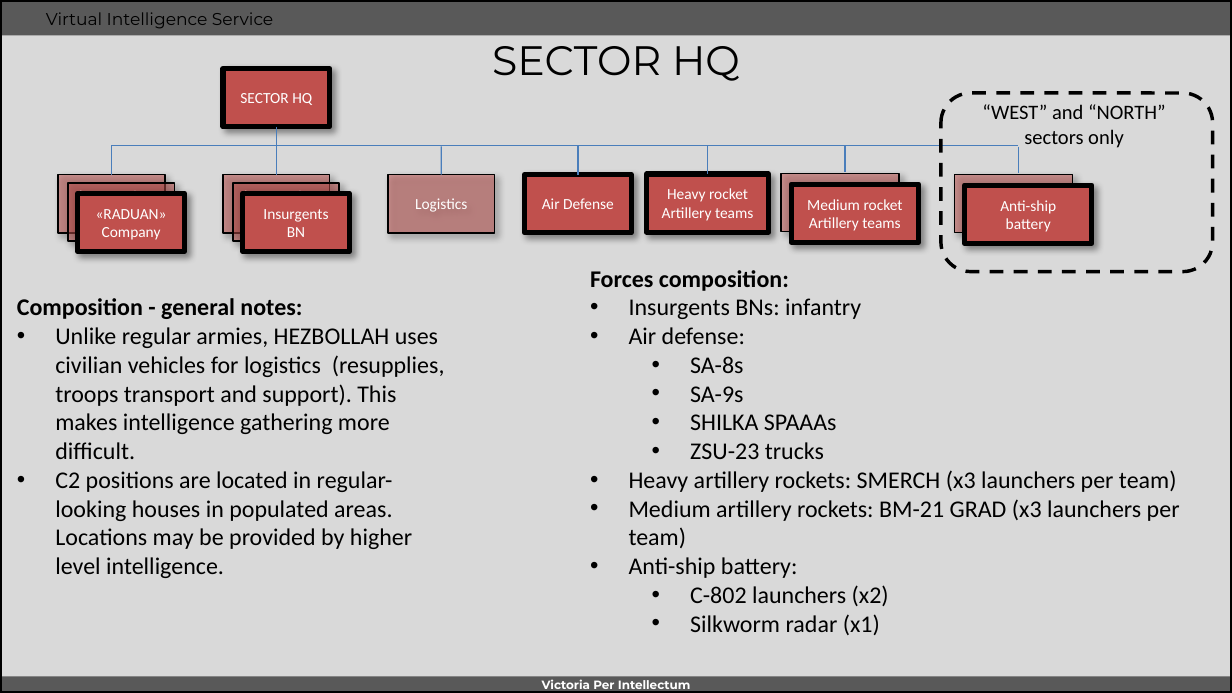
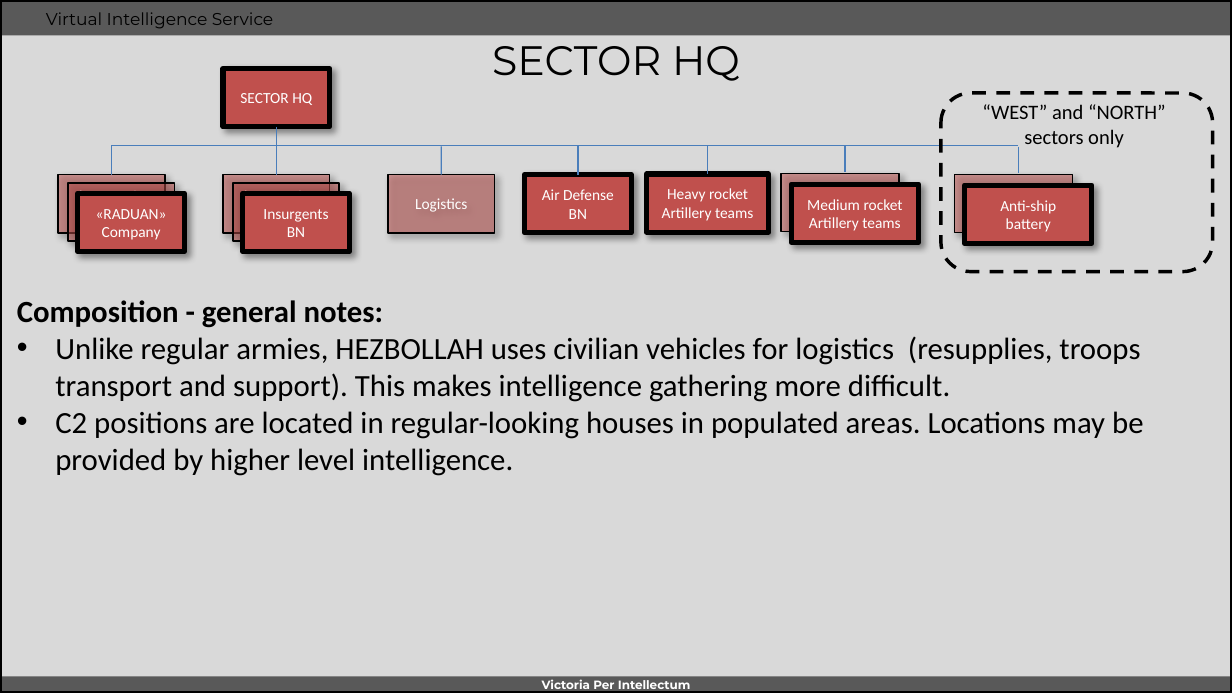
Before and after one commit to 132nd-vWing/VIS, a slide deck: slide 6 of OPAR/WORKSPACE/INTREP VIS OPAR-004 - HEZBOLLAH ground combat tactics.pptx. Drawn at 1232x693 pixels with LibreOffice and Linux fonts; fonts in the diff are those of the drawing; background and template pictures are left out. Boxes give left, top, right and bottom in pixels: in the first picture for what was removed or moved away, otherwise in the second. Text is boxed around its words. In the diff, an @@ line names an element or a change of style, - is before the commit and + after.

Commit message:
Updated composition of units and equipment

```diff
--- a/OPAR/WORKSPACE/INTREP VIS OPAR-004 - HEZBOLLAH ground combat tactics.pptx
+++ b/OPAR/WORKSPACE/INTREP VIS OPAR-004 - HEZBOLLAH ground combat tactics.pptx
@@ text in rectangle at (x1=542, y1=189, x2=614, y2=219): text changed @@
-Air Defense
+Air Defense BN
@@ text "Composition - general notes:" at (x1=17, y1=300, x2=1143, y2=476): size 14 to 18 pt @@
@@ text removed at (x1=590, y1=270, x2=1180, y2=635) @@
-Forces composition:
-• Insurgents BNs: infantry
-• Air defense:
-  • SA-8s
-  • SA-9s
-  • SHILKA SPAAAs
-  • ZSU-23 trucks
-• Heavy artillery rockets: SMERCH (x3 launchers per team)
-• Medium artillery rockets: BM-21 GRAD (x3 launchers per team)
-• Anti-ship battery:
-  • C-802 launchers (x2)
-  • Silkworm radar (x1)
```
Also in this commit, not shown: 1 other slide changed, 4 slides added.
